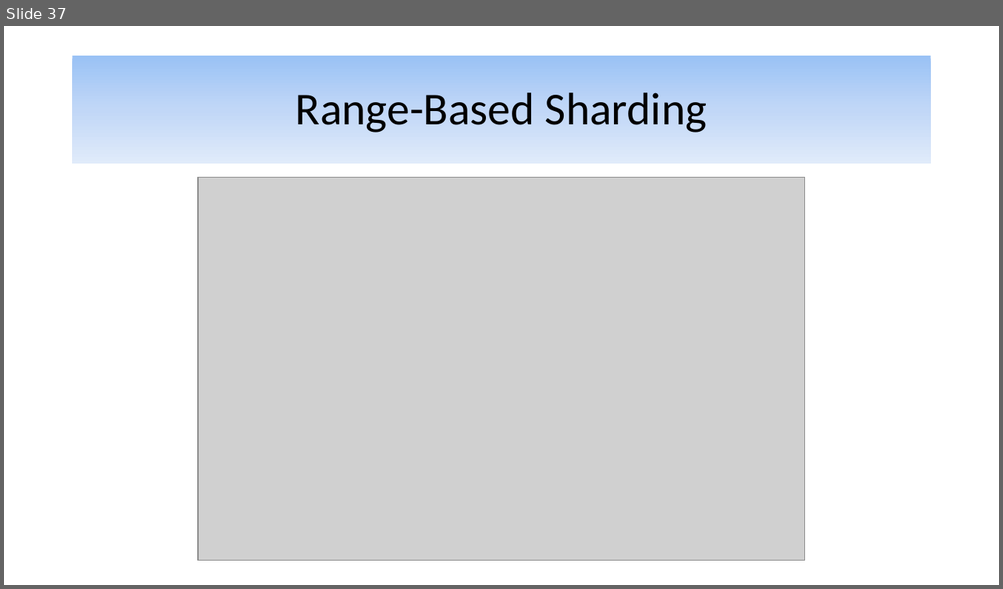
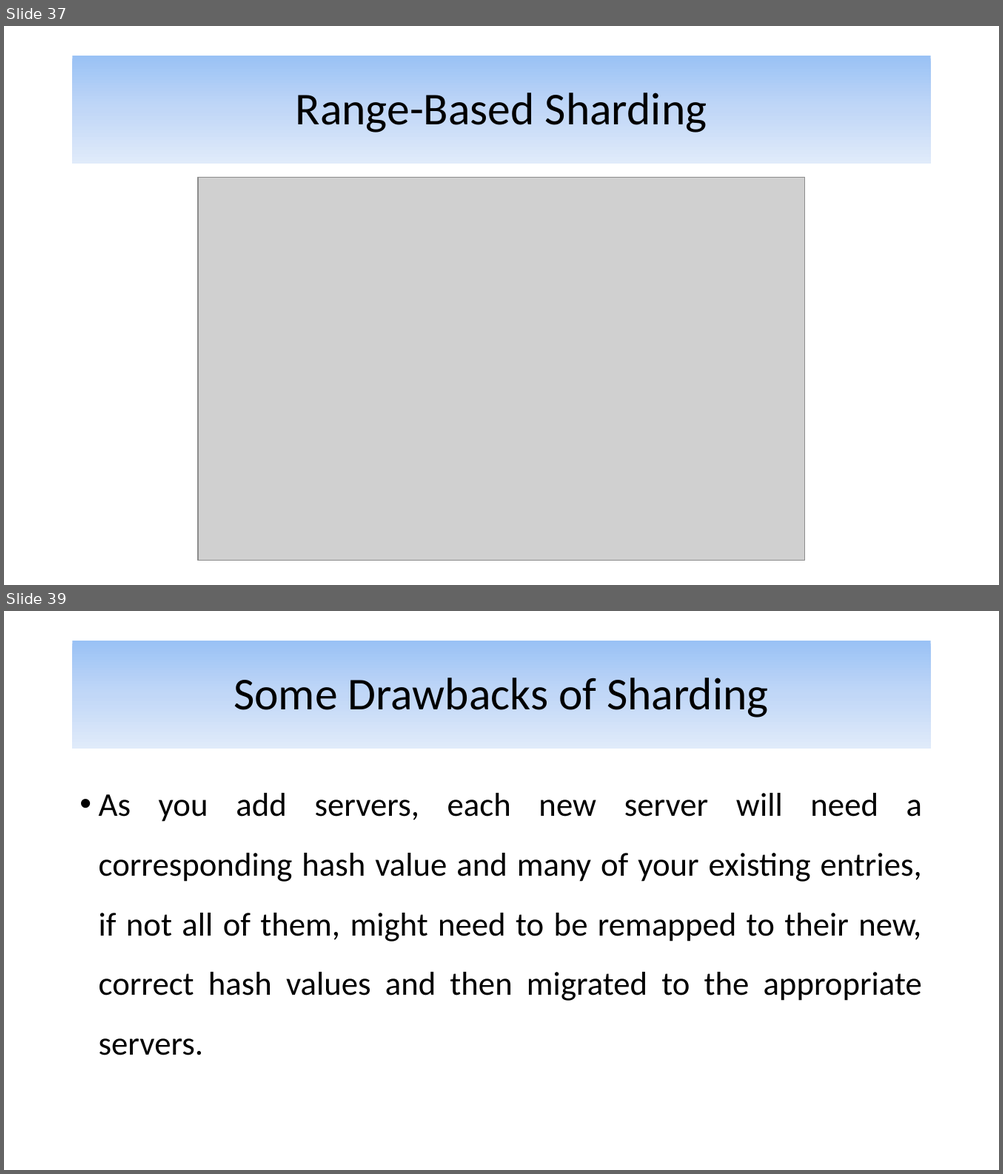
Before and after one commit to alijfri99/presentations, a slide deck: Advanced DBMS Presentation.pptx. Shown one above the other, each under a label of ours: slide 37 before the commit, slides 37 and 39 after it; the slides between them are not shown. The pictures are 1003x589 and 1003x1174 pixels, drawn with LibreOffice and Linux fonts; fonts in the diff are those of the drawing; grey boxes stand for pictures. Boxes give left, top, right and bottom in pixels: in the first picture for what was removed or moved away, otherwise in the second. Text is boxed around its words. In the diff, an @@ line names an element or a change of style, - is before the commit and + after.

```diff
--- a/Advanced DBMS Presentation.pptx
+++ b/Advanced DBMS Presentation.pptx
@@ slide 39 added at bbox=[4, 611, 999, 1170], background #FFFFFF @@
@@ title added at bbox=[73, 641, 930, 749], fill gradient #9AC3F5 to #C2D8F8 to #E1EBFB, 44 pt, text #000000 @@
+Some Drawbacks of Sharding
@@ text added at bbox=[99, 793, 922, 1056], 32 pt, text #000000 @@
+• As you add servers, each new server will need a corresponding hash value and many of your existing entries, if not all of them, might need to be remapped to their new, correct hash values and then migrated to the appropriate servers.
```
Also in this commit, not shown: 15 other slides added.
